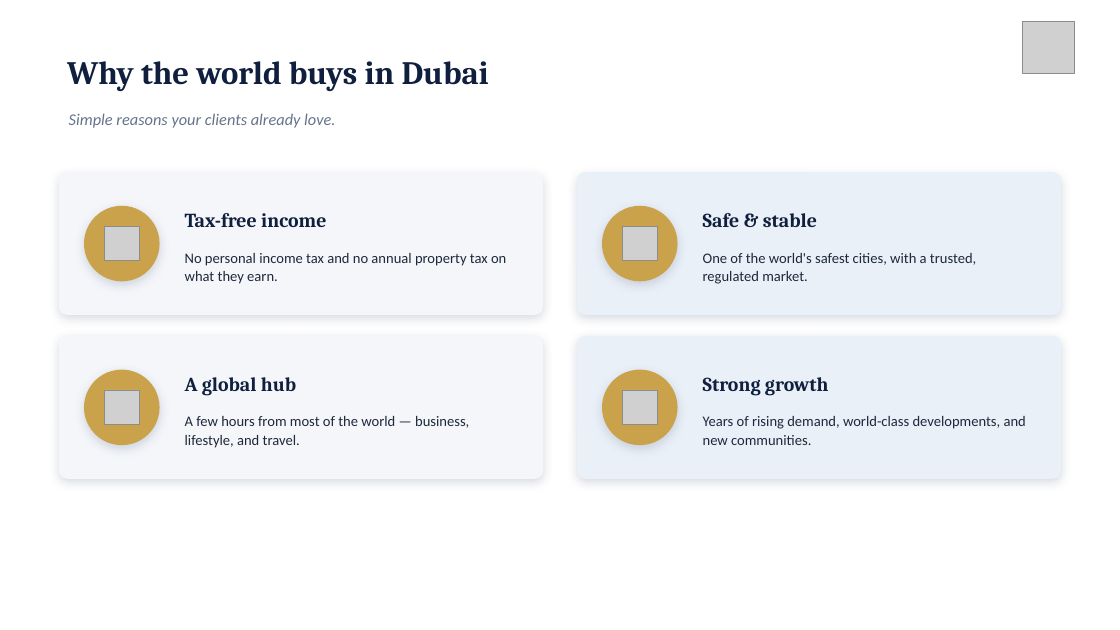
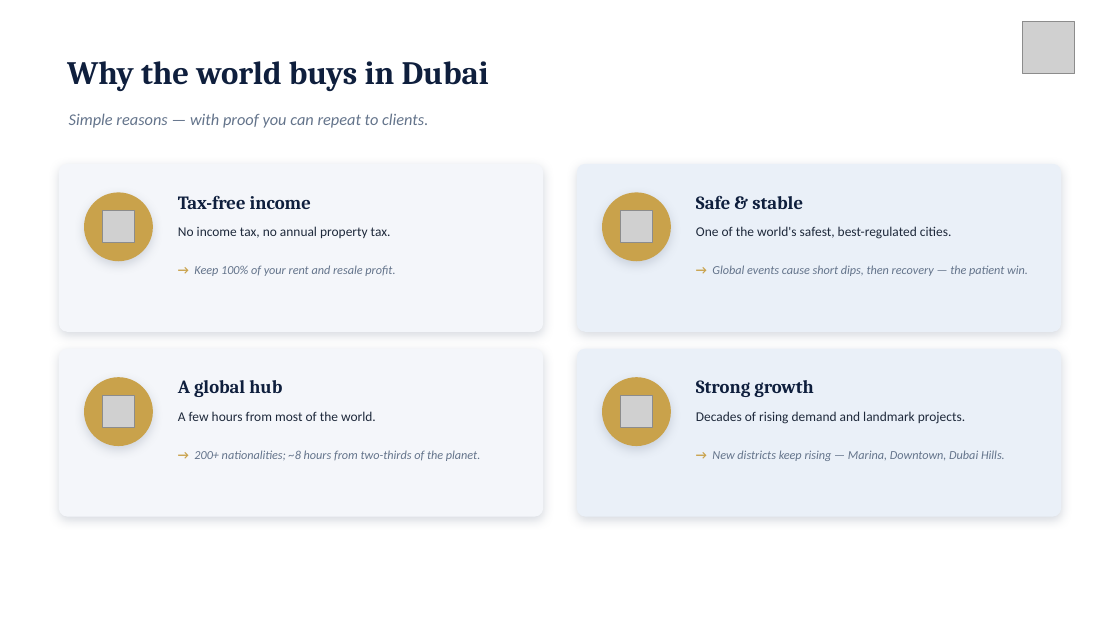
Before and after one commit to MWareth/openai-startup-name-generator, a slide deck: slide 5 of bridges-allies/BridgesAllies_OffPlan_Training_Day1.pptx. Drawn at 1120x630 pixels with LibreOffice and Linux fonts; fonts in the diff are those of the drawing; grey boxes stand for pictures. Boxes give left, top, right and bottom in pixels: in the first picture for what was removed or moved away, otherwise in the second. Text is boxed around its words. In the diff, an @@ line names an element or a change of style, - is before the commit and + after.

```diff
--- a/bridges-allies/BridgesAllies_OffPlan_Training_Day1.pptx
+++ b/bridges-allies/BridgesAllies_OffPlan_Training_Day1.pptx
@@ text at <box>69,113,428,128</box>: text changed @@
-Simple reasons your clients already love.
+Simple reasons — with proof you can repeat to clients.
@@ rounded rectangle: place and size @@
-rounded rectangle at <box>59,172,544,315</box>
+rounded rectangle at <box>59,164,544,332</box>
@@ rounded rectangle: place and size @@
-rounded rectangle at <box>577,172,1062,315</box>
+rounded rectangle at <box>577,164,1062,332</box>
@@ ellipse: place and size @@
-ellipse at <box>84,206,160,281</box>
+ellipse at <box>84,192,153,261</box>
@@ text "Tax-free income": place and size @@
-text "Tax-free income" at <box>185,213,326,227</box>
+text "Tax-free income" at <box>178,196,311,209</box>
@@ ellipse: place and size @@
-ellipse at <box>602,206,678,281</box>
+ellipse at <box>602,192,671,261</box>
@@ size 17 to 16 pt in 4 elements at <box>178,196,311,209</box>, <box>178,380,282,397</box>, <box>696,380,814,397</box>, <box>696,195,803,209</box> @@
@@ text "Safe & stable": place and size @@
-text "Safe & stable" at <box>703,213,817,227</box>
+text "Safe & stable" at <box>696,195,803,209</box>
@@ picture: place and size @@
-picture at <box>104,226,139,260</box>
+picture at <box>103,211,134,243</box>
@@ text at <box>178,226,391,238</box>: text changed; size 12.5 to 11.5 pt @@
-No personal income tax and no annual property tax on what they earn.
+No income tax, no annual property tax.
@@ picture: place and size @@
-picture at <box>623,226,657,260</box>
+picture at <box>621,211,653,243</box>
@@ text at <box>696,226,952,239</box>: text changed; size 12.5 to 11.5 pt @@
-One of the world's safest cities, with a trusted, regulated market.
+One of the world's safest, best-regulated cities.
@@ text added at <box>194,265,395,276</box>, 10.5 pt, text #64748B, italic @@
+→ Keep 100% of your rent and resale profit.
@@ text added at <box>712,265,1028,276</box>, 10.5 pt, text #64748B, italic @@
+→ Global events cause short dips, then recovery — the patient win.
@@ rounded rectangle: place and size @@
-rounded rectangle at <box>59,336,544,479</box>
+rounded rectangle at <box>59,349,544,517</box>
@@ proportions changed in 4 elements at <box>59,164,544,332</box>, <box>577,164,1062,332</box>, <box>59,349,544,517</box>, <box>577,349,1062,517</box> @@
@@ rounded rectangle: place and size @@
-rounded rectangle at <box>577,336,1062,479</box>
+rounded rectangle at <box>577,349,1062,517</box>
@@ ellipse: place and size @@
-ellipse at <box>84,370,160,445</box>
+ellipse at <box>84,377,153,446</box>
@@ ellipse: place and size @@
-ellipse at <box>602,370,678,445</box>
+ellipse at <box>602,377,671,446</box>
@@ text "Strong growth": place and size @@
-text "Strong growth" at <box>703,377,829,396</box>
+text "Strong growth" at <box>696,380,814,397</box>
@@ picture: place and size @@
-picture at <box>104,390,139,424</box>
+picture at <box>103,396,134,428</box>
@@ text at <box>178,411,376,421</box>: text changed; size 12.5 to 11.5 pt @@
-A few hours from most of the world — business, lifestyle, and travel.
+A few hours from most of the world.
@@ picture: place and size @@
-picture at <box>623,390,657,424</box>
+picture at <box>621,396,653,428</box>
@@ text at <box>696,411,965,424</box>: text changed; size 12.5 to 11.5 pt @@
-Years of rising demand, world-class developments, and new communities.
+Decades of rising demand and landmark projects.
@@ text added at <box>194,450,480,461</box>, 10.5 pt, text #64748B, italic @@
+→ 200+ nationalities; ~8 hours from two-thirds of the planet.
@@ text added at <box>712,450,1005,461</box>, 10.5 pt, text #64748B, italic @@
+→ New districts keep rising — Marina, Downtown, Dubai Hills.
```
Also in this commit, not shown: 1 other slide changed, 1 other file.
